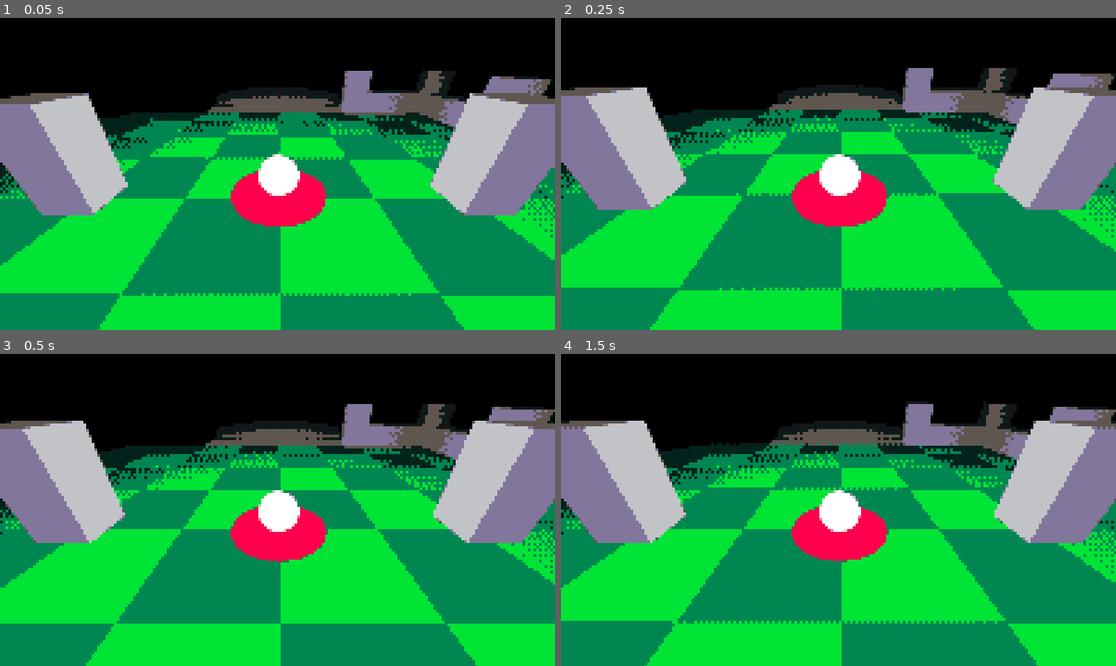
Above: before the commit, frames 1-4 (two rows, left to right).
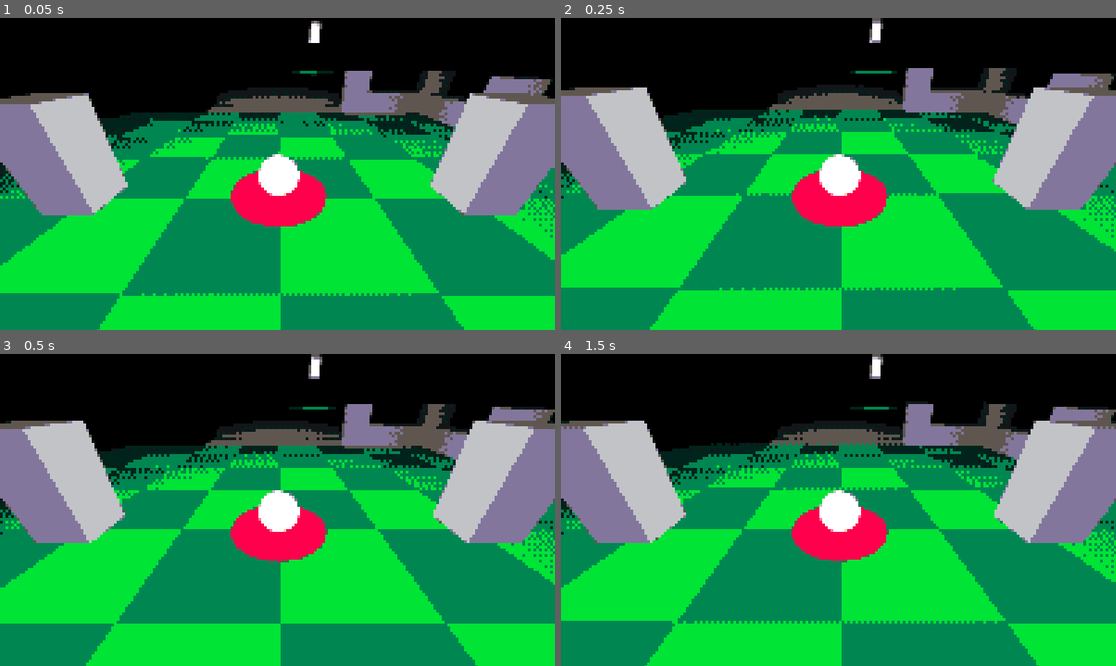
Above: after the commit, the same moments.

Repository: dhuddleston/BigModeGameJam2025
Game: Godot game, scene res://Scenes/ball_test_scene.tscn
The game is run twice, just before and just after one commit, with the same random seed, the same clock (stepped at 60 frames per second) and the same inputs.
Inputs (mouse positions are in pixels of both pictures, inside the frame that each line leads up to):
- Up to frame 1 (0.05 s): no input
- Up to frame 2 (0.25 s): no input
- Up to frame 3 (0.5 s): no input
- Up to frame 4 (1.5 s): tap Enter at 0.5 s; move the mouse to (866, 510) at 0.52 s; click (866, 510) at 0.67 s; tap Space at 0.77, 1.25 s; move the mouse to (810, 510) at 1.27 s; click (810, 510) at 1.42 s

The runs differ from the first frame. In frame 1, 0.2% of the frame differs, in the area x 52-61%, y 0-19%; in frame 2, 0.2%, in the area x 52-61%, y 0-18%; in frame 3, 0.2%; in frame 4, 0.2%.

Commit message:
Clean up gameplay constants. Add example lantern script

Diff:
--- a/Scenes/ball_test_scene.tscn
+++ b/Scenes/ball_test_scene.tscn
@@ -22,6 +22,11 @@
 [ext_resource type="PackedScene" uid="uid://cfqhqhlyb3w5v" path="res://Prefabs/Obstacles/Stairs/ObstacleStairCornerUp.tscn" id="20_yh6rc"]
 [ext_resource type="PackedScene" uid="uid://b5fjlgqxeaioc" path="res://Prefabs/Obstacles/Corners/ObstacleCorner.tscn" id="21_3g74d"]
 [ext_resource type="PackedScene" uid="uid://c8xxp81lobgnj" path="res://Prefabs/Obstacles/Walls/ObstacleWallSingle.tscn" id="22_bowxq"]
+[ext_resource type="PhysicsMaterial" uid="uid://h7seibwfgsp4" path="res://PhysMats/wall.tres" id="22_fw6gs"]
+[ext_resource type="PackedScene" uid="uid://blaje1iolutlm" path="res://Prefabs/Obstacles/Stairs/ObstacleStairSingle.tscn" id="23_jrjoh"]
+[ext_resource type="Script" path="res://Scripts/lantern.gd" id="23_k62cb"]
+[ext_resource type="ArrayMesh" uid="uid://dxt6xi5nke8xu" path="res://Models/Root Scene_Corner_003.res" id="24_dmf34"]
+[ext_resource type="PackedScene" uid="uid://bn7f1vqvf5so4" path="res://Prefabs/Obstacles/Stairs/ObstacleStairDouble.tscn" id="24_owobv"]
 
 [sub_resource type="PhysicsMaterial" id="PhysicsMaterial_lu036"]
 bounce = 0.25
@@ -62,6 +67,8 @@
 [sub_resource type="ConvexPolygonShape3D" id="ConvexPolygonShape3D_ksmsg"]
 points = PackedVector3Array(0, 0, 1, 1, 0, 1, 0, 0.5, 0, 1, 0.5, 0, 0, -0.01, 1, 1, -0.01, 1, 0, 0.49, 0, 1, 0.49, 0)
 
+[sub_resource type="BoxShape3D" id="BoxShape3D_gx7t7"]
+
 [node name="BallTestScene" type="Node3D"]
 
 [node name="CanvasLayer" type="CanvasLayer" parent="."]
@@ -92,6 +99,9 @@
 [node name="FloorFlat4x4n3" parent="." instance=ExtResource("6_4w6cb")]
 transform = Transform3D(1, 0, 0, 0, 1, 0, 0, 0, 1, 1, 0, 4)
 
+[node name="FloorFlat4x4n8" parent="." instance=ExtResource("6_4w6cb")]
+transform = Transform3D(1, 0, 0, 0, 1, 0, 0, 0, 1, -1, 0, 8)
+
 [node name="FloorFlat4x4n4" parent="." instance=ExtResource("6_4w6cb")]
 transform = Transform3D(1, 0, 0, 0, 1, 0, 0, 0, 1, -3, 0, 4)
 
@@ -133,9 +143,6 @@
 
 [node name="FloorFlat1x1n4" parent="." instance=ExtResource("6_xh33y")]
 transform = Transform3D(1, 0, 0, 0, 1, 0, 0, 0, 1, 4, 0, 3)
-
-[node name="FloorFlat1x1n5" parent="." instance=ExtResource("6_xh33y")]
-transform = Transform3D(1, 0, 0, 0, 1, 0, 0, 0, 1, 6, 1.5, 3)
 
 [node name="FloorFlat2x2n" parent="." instance=ExtResource("10_ws7b8")]
 transform = Transform3D(1, 0, 0, 0, 1, 0, 0, 0, 1, -6, 0, 3)
@@ -179,6 +186,30 @@
 [node name="ObstacleBlockRamp8" parent="." instance=ExtResource("13_w771d")]
 transform = Transform3D(-1, 0, 8.74228e-08, 0, 1, 0, -8.74228e-08, 0, -1, -5, 0, 5)
 
+[node name="ObstacleBlockRamp9" parent="." instance=ExtResource("13_w771d")]
+transform = Transform3D(-0.5, 0, 8.74228e-08, 0, 1, 0, -4.37114e-08, 0, -1, -2, 0, 8)
+
+[node name="ObstacleBlockRamp14" parent="." instance=ExtResource("13_w771d")]
+transform = Transform3D(-0.353553, 0, 0.707107, 0, 3, 0, -0.353553, 0, -0.707107, -2.06066, 0, 6.93934)
+
+[node name="ObstacleBlockRamp10" parent="." instance=ExtResource("13_w771d")]
+transform = Transform3D(0.5, 0, -2.13163e-14, 0, 1, 0, 1.06581e-14, 0, 1, 0, 0, 8)
+
+[node name="ObstacleBlockRamp13" parent="." instance=ExtResource("13_w771d")]
+transform = Transform3D(0.353553, 0, -0.707107, 0, 3, 0, 0.353553, 0, 0.707107, 0.0606601, 0, 9.06066)
+
+[node name="ObstacleBlockRamp11" parent="." instance=ExtResource("13_w771d")]
+transform = Transform3D(6.55671e-08, 0, 1, 0, 1, 0, -0.5, 0, 1.31134e-07, -1, 0, 7)
+
+[node name="ObstacleBlockRamp15" parent="." instance=ExtResource("13_w771d")]
+transform = Transform3D(0.353553, 0, 0.707107, 0, 3, 0, -0.353553, 0, 0.707107, 0.0606601, 0, 6.93934)
+
+[node name="ObstacleBlockRamp12" parent="." instance=ExtResource("13_w771d")]
+transform = Transform3D(-2.18557e-08, 0, -1, 0, 1, 0, 0.5, 0, -4.37114e-08, -1, 0, 9)
+
+[node name="ObstacleBlockRamp16" parent="." instance=ExtResource("13_w771d")]
+transform = Transform3D(-0.353553, 0, -0.707107, 0, 3, 0, 0.353553, 0, -0.707107, -2.06066, 0, 9.06066)
+
 [node name="ObstacleBlockRamp2" parent="." instance=ExtResource("13_w771d")]
 transform = Transform3D(-4.37114e-08, 0, 1, 0, 1, 0, -1, 0, -4.37114e-08, -1.5, 0.25, -3.5)
 
@@ -245,11 +276,14 @@
 [node name="ObstacleBlockRect12" parent="." instance=ExtResource("15_i3s5n")]
 transform = Transform3D(-4.37114e-08, 0, -1, 0, 1, 0, 1, 0, -4.37114e-08, -3, 0, 5)
 
-[node name="ObstacleBlockRect13" parent="." instance=ExtResource("15_i3s5n")]
-transform = Transform3D(-1, 0, 8.74228e-08, 0, 1, 0, -8.74228e-08, 0, -1, -2, 0, 6)
-
-[node name="ObstacleBlockElbow7" parent="." instance=ExtResource("14_2td0f")]
-transform = Transform3D(1, 0, 0, 0, 1, 0, 0, 0, 1, -3, 0, 6)
+[node name="ObstacleBlockRect14" parent="." instance=ExtResource("15_i3s5n")]
+transform = Transform3D(-4.37114e-08, 0, -1, 0, 1, 0, 1, 0, -4.37114e-08, -3, 0, 6)
+
+[node name="ObstacleBlockRect15" parent="." instance=ExtResource("15_i3s5n")]
+transform = Transform3D(-4.37114e-08, 0, -1, 0, 1, 0, 1, 0, -4.37114e-08, -3, 0, 7)
+
+[node name="ObstacleBlockRect16" parent="." instance=ExtResource("15_i3s5n")]
+transform = Transform3D(-4.37114e-08, 0, -1, 0, 1, 0, 1, 0, -4.37114e-08, -3, 0, 8)
 
 [node name="ObstacleWallElbow" parent="." instance=ExtResource("17_1brpu")]
 transform = Transform3D(-4.37114e-08, 0, 1, 0, 1, 0, -1, 0, -4.37114e-08, 3, 0, 6)
@@ -260,6 +294,9 @@
 [node name="ObstacleStairStep" parent="." instance=ExtResource("19_6qiot")]
 transform = Transform3D(-4.37114e-08, 0, -1, 0, 1, 0, 1, 0, -4.37114e-08, -1.75, 0, 4.25)
 
+[node name="ObstacleStairStep2" parent="." instance=ExtResource("19_6qiot")]
+transform = Transform3D(-4.37114e-08, 0, -1, 0, 1, 0, 1, 0, -4.37114e-08, -1.75, 0, 5.25)
+
 [node name="ObstacleCornerTriple2" parent="." instance=ExtResource("5_c2lhe")]
 transform = Transform3D(-1, 0, -8.74228e-08, 0, 1, 0, 8.74228e-08, 0, -1, 3, 0, -2)
 
@@ -284,6 +321,9 @@
 [node name="ObstacleCornerDouble4" parent="." instance=ExtResource("7_ugr8r")]
 transform = Transform3D(1, 0, 0, 0, 1, 0, 0, 0, 1, -1, 0, 4)
 
+[node name="ObstacleCornerDouble7" parent="." instance=ExtResource("7_ugr8r")]
+transform = Transform3D(1, 0, 0, 0, 1, 0, 0, 0, 1, -1, 0, 6)
+
 [node name="ObstacleCorner" parent="." instance=ExtResource("21_3g74d")]
 transform = Transform3D(1, 0, 0, 0, 1, 0, 0, 0, 1, 1, 0, 4)
 
@@ -299,6 +339,9 @@
 [node name="ObstacleCorner3" parent="." instance=ExtResource("21_3g74d")]
 transform = Transform3D(1, 0, 0, 0, 1, 0, 0, 0, 1, 2, 0, 0)
 
+[node name="ObstacleCorner8" parent="." instance=ExtResource("21_3g74d")]
+transform = Transform3D(1, 0, 0, 0, 1, 0, 0, 0, 1, 1, 0, 6)
+
 [node name="ObstacleCorner4" parent="." instance=ExtResource("21_3g74d")]
 
 [node name="ObstacleCorner5" parent="." instance=ExtResource("21_3g74d")]
@@ -310,6 +353,27 @@
 [node name="ObstacleCorner7" parent="." instance=ExtResource("21_3g74d")]
 transform = Transform3D(1, 0, 0, 0, 1, 0, 0, 0, 1, -1, 0, 2)
 
+[node name="LANTERN" type="StaticBody3D" parent="." node_paths=PackedStringArray("light")]
+transform = Transform3D(1, 0, 0, 0, 1, 0, 0, 0, 1, 2, 1, -6)
+physics_material_override = ExtResource("22_fw6gs")
+script = ExtResource("23_k62cb")
+baseRange = 1.0
+maxRange = 8.0
+changeSpeed = 2.0
+light = NodePath("OmniLight3D")
+metadata/_edit_group_ = true
+
+[node name="MeshInstance3D" type="MeshInstance3D" parent="LANTERN"]
+transform = Transform3D(1, 0, 0, 0, 1, 0, 0, 0, 1, 0.5, 0, -0.5)
+mesh = ExtResource("24_dmf34")
+
+[node name="CollisionShape3D" type="CollisionShape3D" parent="LANTERN"]
+transform = Transform3D(0.25, 0, 0, 0, 0.5, 0, 0, 0, 0.25, 0, 0.25, 0)
+shape = SubResource("BoxShape3D_gx7t7")
+
+[node name="OmniLight3D" type="OmniLight3D" parent="LANTERN"]
+transform = Transform3D(1, 0, 0, 0, 1, 0, 0, 0, 1, 0, -0.153084, 0)
+
 [node name="ObstacleWallSingle" parent="." instance=ExtResource("22_bowxq")]
 transform = Transform3D(-4.37114e-08, 0, -1, 0, 1, 0, 1, 0, -4.37114e-08, -2, 0, 2)
 
@@ -322,4 +386,22 @@
 [node name="ObstacleWallSingle4" parent="." instance=ExtResource("22_bowxq")]
 transform = Transform3D(-4.37114e-08, 0, -1, 0, 1, 0, 1, 0, -4.37114e-08, 0, 0, 4)
 
+[node name="ObstacleWallSingle5" parent="." instance=ExtResource("22_bowxq")]
+transform = Transform3D(-4.37114e-08, 0, -1, 0, 1, 0, 1, 0, -4.37114e-08, 0, 0, 6)
+
+[node name="ObstacleWallSingle6" parent="." instance=ExtResource("22_bowxq")]
+transform = Transform3D(-4.37114e-08, 0, -1, 0, 1, 0, 1, 0, -4.37114e-08, -1, 0, 6)
+
+[node name="ObstacleWallSingle7" parent="." instance=ExtResource("22_bowxq")]
+transform = Transform3D(-4.37114e-08, 0, -1, 0, 1, 0, 1, 0, -4.37114e-08, -2, 0, 6)
+
+[node name="ObstacleStairSingle" parent="." instance=ExtResource("23_jrjoh")]
+transform = Transform3D(0.205043, -0.753822, 0.624268, 0.595633, 0.602219, 0.531559, -0.776646, 0.262842, 0.572482, -1.0592, 0.798416, 7.94551)
+
+[node name="ObstacleStairSingle2" parent="." instance=ExtResource("23_jrjoh")]
+transform = Transform3D(-0.205043, -0.753822, 0.624268, -0.595633, 0.602219, 0.531559, 0.776646, 0.262842, 0.572482, -1.14513, 1.24679, 7.6229)
+
+[node name="ObstacleStairDouble" parent="." instance=ExtResource("24_owobv")]
+transform = Transform3D(-4.37114e-08, 0, -1, 0, 1, 0, 1, 0, -4.37114e-08, 7, 1.25, 2.875)
+
 [editable path="PlayerController"]
--- /dev/null
+++ b/Scripts/global.gd
@@ -0,0 +1,3 @@
+extends Node
+
+var power = 0.0
--- /dev/null
+++ b/Scripts/lantern.gd
@@ -0,0 +1,19 @@
+extends Node
+
+const brightLightCoef = 0.8 #Fraction of the light radius before brightness begins to falloff
+
+@export var baseRange: float = 3.0
+@export var maxRange: float = 6.0
+
+@export var changeSpeed: float = 1.0
+@export var light: OmniLight3D
+
+func _ready():
+	light.omni_range = baseRange
+	light.light_size = baseRange * brightLightCoef
+
+func _process(delta):
+	var targetRange = lerp(baseRange, maxRange, Global.power)
+	var targetSize = brightLightCoef * targetRange
+	light.omni_range = lerp(light.omni_range, targetRange, delta * changeSpeed)
+	light.light_size = lerp(light.light_size, targetSize, delta * changeSpeed)
--- a/Scripts/player_controller.gd
+++ b/Scripts/player_controller.gd
@@ -1,22 +1,27 @@
 extends Node3D
 
-#TODO: reset the ball if it falls out of the map or doesn't stop rolling
+#TODO: reset the ball if it never stops rolling
 #TODO: pull the camera closer in if it would be moved into an obstacle
 
-#Constants
+#Constants - Camera control
 const camMinDist = 1.0 #Minimum camera distance from the ball when zooming in
 const camMaxDist = 6.0 #Maximum camera distance from the ball when zooming out
 const camZoomSpeed = 0.08 #Zoom scroll rate
-
 const camLookSensitivityX = 0.005 #Horizontal look sensitivity
 const camLookSensitivityY = -0.005 #Vertical look sensitivity
 const swingGainSensitivity = 0.1 #Mouse movement to power gauge adjustment sensitivity
-const swingCoefficient = 0.5 #Conversion constant from swing power (1-100) to physics force
 const maxCameraElevation = -85 #Maximum allowed elevation of the camera (in degrees)
 const minCameraElevation = -10 #Minimum allowed elevation of the camera (in degrees)
 
+#Constants - Gameplay
+const swingMaxPower = 100.0;
+const swingCoefficient = 0.5 #Conversion constant from swing power (1-100) to physics force
 const baseLightRange = 3.0 #How far the light is allowed to shine
-const baseLightSize = 2.4 #How large the light radius is before falloff takes effect
+const brightLightCoef = 0.8 #Fraction of the light radius before brightness begins to falloff
+const lightPerPower = 0.05 #Factor of how much to increase the light radii for each unit of power
+const killPlane = -5 #Y value that falling below will trigger a respawn
+const stoppingVel = 0.0005 #Square magnitude such that if the ball's velocity is below it it's basically done rolling
+const stoppingCheck = 0.1 #Time (in sec) the ball must remain stopped before they can hit it again
 
 #Subnodes
 var cameraRoot #Follows the ball around. rotates around global Y only to track the "forward" look direction
@@ -34,10 +39,9 @@
 var isRolling = false;
 var stoppedTime = 0;
 var swingPower = 0;
-const swingMaxPower = 100;
+
 
 var lightRange = baseLightRange
-var lightSize = baseLightSize
 
 func _ready():
 	Input.set_mouse_mode(Input.MOUSE_MODE_CAPTURED)
@@ -51,33 +55,33 @@
 	checkpoint = get_node("Checkpoint")
 
 	ballLight.omni_range = baseLightRange
-	ballLight.light_size = baseLightSize
+	ballLight.light_size = baseLightRange * brightLightCoef
 
 	checkpoint.set_position(golfBall.get_position())
 
 func _physics_process(delta):
 	cameraRoot.set_position(golfBall.get_position())
 	if isRolling:
-		if golfBall.get_linear_velocity().length_squared() < 0.0005:
+		if golfBall.get_linear_velocity().length_squared() < stoppingVel:
 			stoppedTime += delta
 		else:
 			stoppedTime = 0
 
-		if stoppedTime >= 0.15:
+		if stoppedTime >= 0.1:
 			isRolling = false
 			checkpoint.set_position(golfBall.get_position())
 			readyVisual.visible = true
 			lightRange = baseLightRange
-			lightSize = baseLightSize
+			Global.power = 0.0
 
-	if golfBall.global_position.y < -5:
+	if golfBall.global_position.y < killPlane:
 		respawn()
 
 
 func _process(delta):
-	powerVisual.set_scale(Vector3(1,1,swingPower/100.0))
+	powerVisual.set_scale(Vector3(1,1,swingPower/swingMaxPower))
 	ballLight.omni_range = lerp(ballLight.omni_range, lightRange, delta)
-	ballLight.light_size = lerp(ballLight.light_size, lightSize, delta)
+	ballLight.light_size = lerp(ballLight.light_size, lightRange * brightLightCoef, delta)
 
 func _input(event):
 	if event is InputEventMouseButton:
@@ -124,15 +128,15 @@
 
 func adjustSwing(delta):
 	swingPower = swingPower + swingGainSensitivity * delta
-	swingPower = clamp(swingPower, 0, swingMaxPower)
+	swingPower = clamp(swingPower, 0.0, swingMaxPower)
 
 func hitBall():
+	Global.power = swingPower/swingMaxPower
 	var forward = -cameraRoot.global_transform.basis.z
 	golfBall.apply_impulse(forward * swingPower * swingCoefficient)
-	lightRange = baseLightRange * (1 + swingPower / 25.0) # +4% per swing power
-	lightSize = baseLightSize * (1 + swingPower / 25.0) # +4% per swing power
+	lightRange = baseLightRange * (1 + swingPower * lightPerPower)
 	isSwinging = false
-	swingPower = 0;
+	swingPower = 0
 	powerVisual.visible = false
 	readyVisual.visible = false
 	isRolling = true
@@ -143,6 +147,5 @@
 	golfBall.set_angular_velocity(Vector3(0,0,0))
 	golfBall.set_position(checkpoint.get_position())
 	ballLight.omni_range = baseLightRange
-	ballLight.light_size = baseLightSize
 	isRolling = false
 	readyVisual.visible = true
--- a/project.godot
+++ b/project.godot
@@ -14,6 +14,10 @@
 run/main_scene="res://Scenes/ball_test_scene.tscn"
 config/features=PackedStringArray("4.3", "GL Compatibility")
 config/icon="res://icon.svg"
+
+[autoload]
+
+Global="*res://Scripts/global.gd"
 
 [dotnet]
 
Not shown: 1 places in Scenes/ball_test_scene.tscn that only renumber resources
